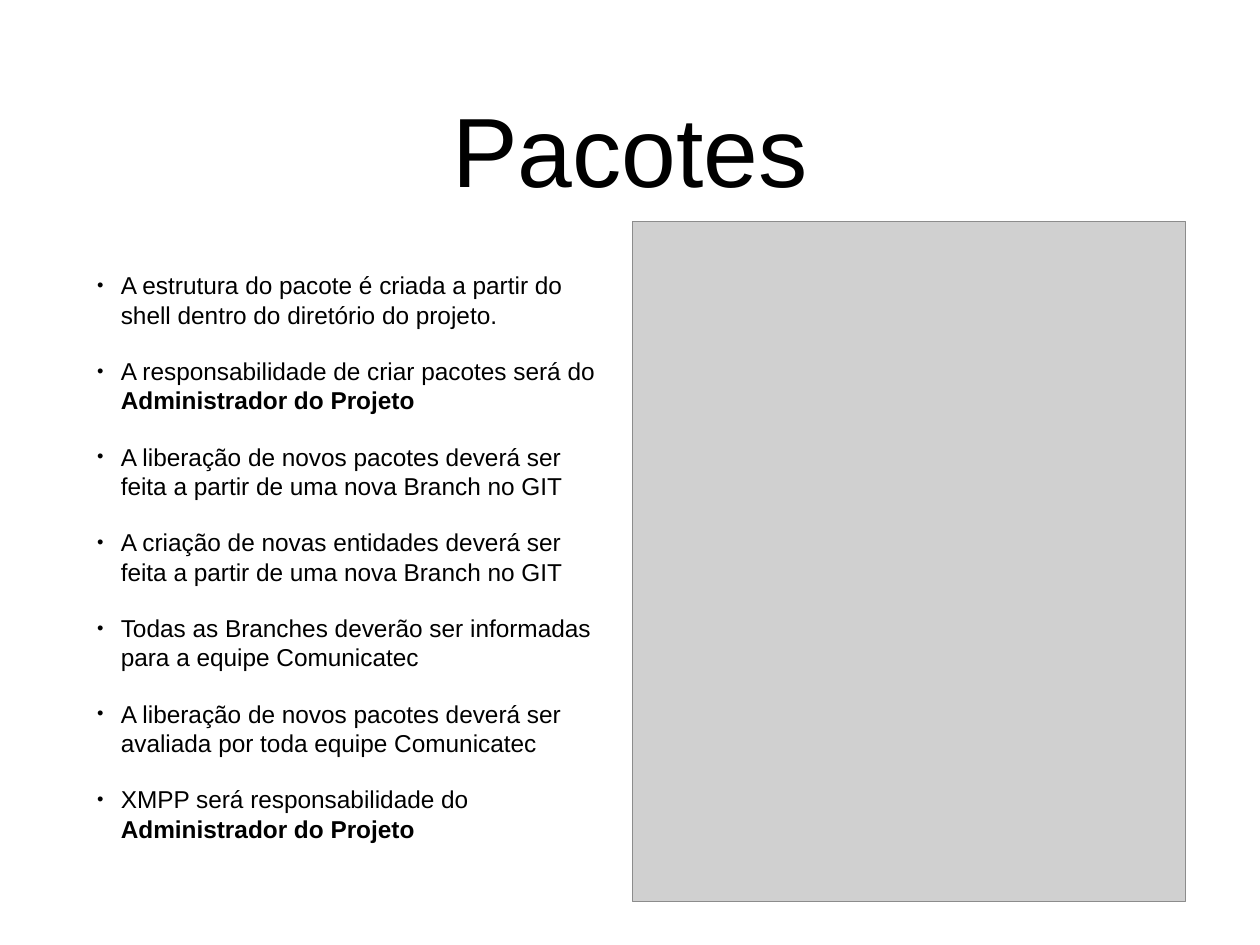
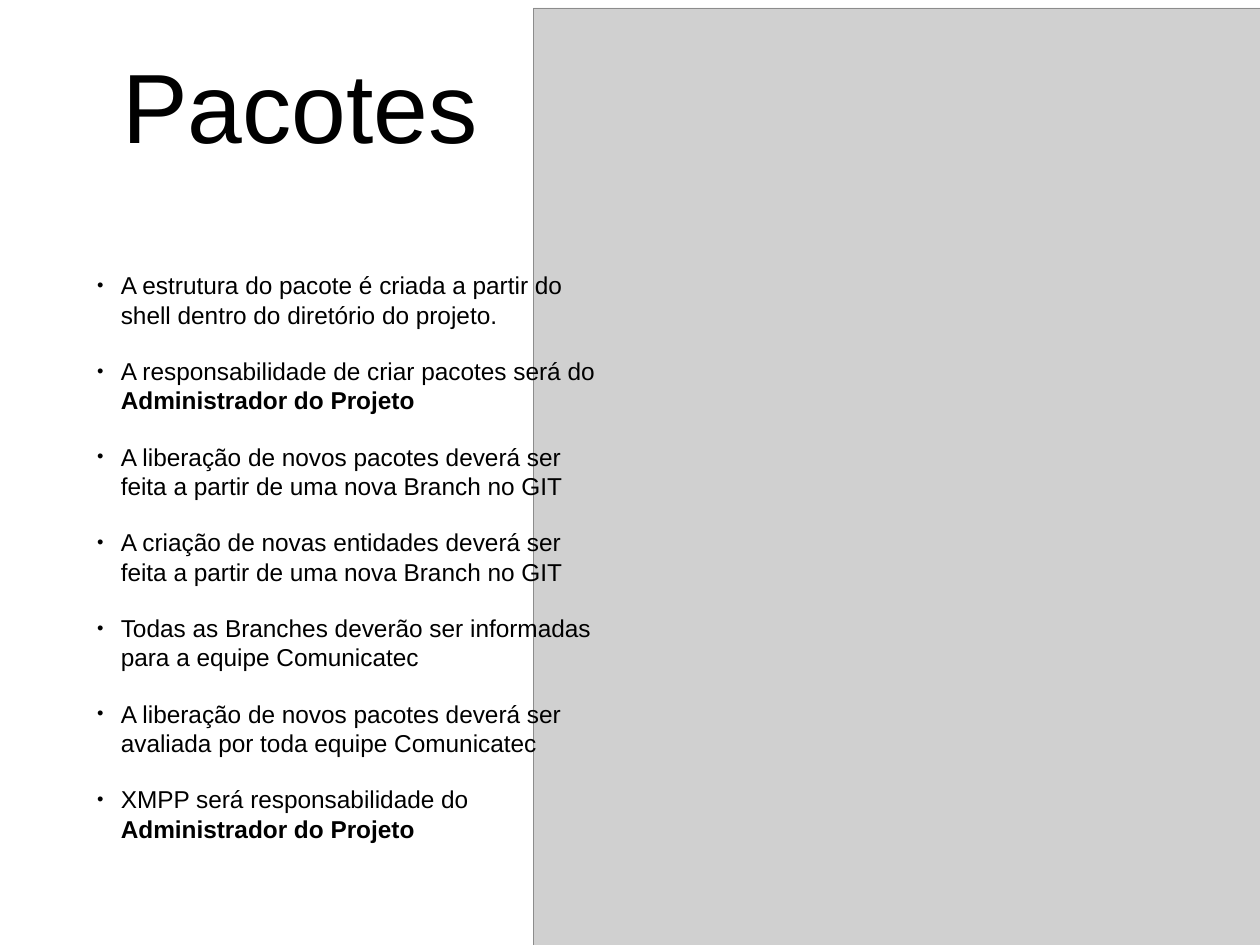
Before and after one commit to TagarelasComunicatec/tagarelas_php, a slide deck: slide 7 of docs/Portal Tagarelas - PPT.pptx. Drawn at 1260x945 pixels with LibreOffice and Linux fonts; fonts in the diff are those of the drawing; grey boxes stand for pictures. Boxes give left, top, right and bottom in pixels: in the first picture for what was removed or moved away, otherwise in the second. Text is boxed around its words. In the diff, an @@ line names an element or a change of style, - is before the commit and + after.

```diff
--- a/docs/Portal Tagarelas - PPT.pptx
+++ b/docs/Portal Tagarelas - PPT.pptx
@@ title "Pacotes": place and size @@
-title "Pacotes" at (452,119,807,188)
+title "Pacotes" at (122,75,477,144)
@@ picture: place and size @@
-picture at (633,222,1186,902)
+picture at (533,8,1260,945)
```
Also in this commit, not shown: 1 other slide changed.
